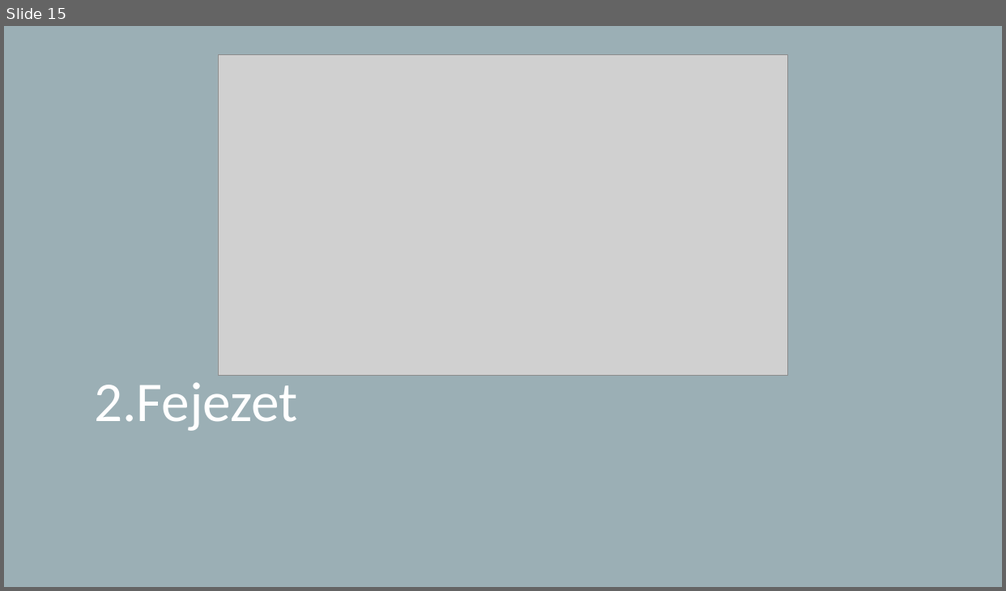
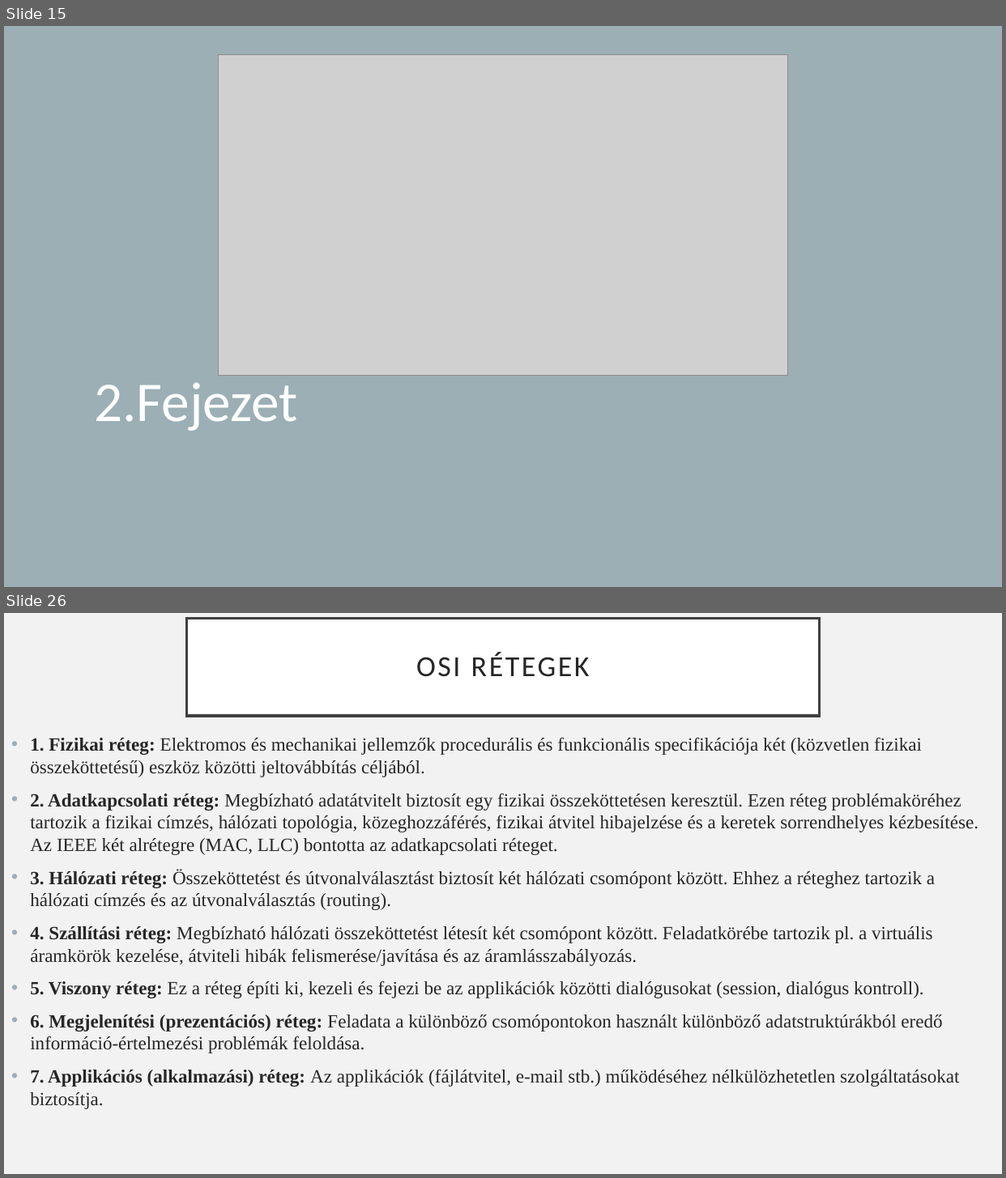
Before and after one commit to Feenc/sulishtml, a slide deck: cisco/cisco2.pptx. Shown one above the other, each under a label of ours: slide 15 before the commit, slides 15 and 26 after it; the slides between them are not shown. The pictures are 1006x591 and 1006x1178 pixels, drawn with LibreOffice and Linux fonts; fonts in the diff are those of the drawing; grey boxes stand for pictures. Boxes give left, top, right and bottom in pixels: in the first picture for what was removed or moved away, otherwise in the second. Text is boxed around its words. In the diff, an @@ line names an element or a change of style, - is before the commit and + after.

```diff
--- a/cisco/cisco2.pptx
+++ b/cisco/cisco2.pptx
@@ slide 26 added at [4,613,1002,1174], background #F2F2F2 @@
@@ title added at [187,618,819,716], fill #FFFFFF, outline #404040 2.5 pt, 28 pt, text #262626 @@
+OSI RÉTEGEK
@@ text added at [30,737,978,1110], 18 pt, text #262626 @@
+• 1. Fizikai réteg: Elektromos és mechanikai jellemzők procedurális és funkcionális specifikációja két (közvetlen fizikai összeköttetésű) eszköz közötti jeltovábbítás céljából.
+• 2. Adatkapcsolati réteg: Megbízható adatátvitelt biztosít egy fizikai összeköttetésen keresztül. Ezen réteg problémaköréhez tartozik a fizikai címzés, hálózati topológia, közeghozzáférés, fizikai átvitel hibajelzése és a keretek sorrendhelyes kézbesítése. Az IEEE két alrétegre (MAC, LLC) bontotta az adatkapcsolati réteget.
+• 3. Hálózati réteg: Összeköttetést és útvonalválasztást biztosít két hálózati csomópont között. Ehhez a réteghez tartozik a hálózati címzés és az útvonalválasztás (routing).
+• 4. Szállítási réteg: Megbízható hálózati összeköttetést létesít két csomópont között. Feladatkörébe tartozik pl. a virtuális áramkörök kezelése, átviteli hibák felismerése/javítása és az áramlásszabályozás.
+• 5. Viszony réteg: Ez a réteg építi ki, kezeli és fejezi be az applikációk közötti dialógusokat (session, dialógus kontroll).
+• 6. Megjelenítési (prezentációs) réteg: Feladata a különböző csomópontokon használt különböző adatstruktúrákból eredő információ-értelmezési problémák feloldása.
+• 7. Applikációs (alkalmazási) réteg: Az applikációk (fájlátvitel, e-mail stb.) működéséhez nélkülözhetetlen szolgáltatásokat biztosítja.
```
Also in this commit, not shown: 5 slides changed, 5 other slides added.
